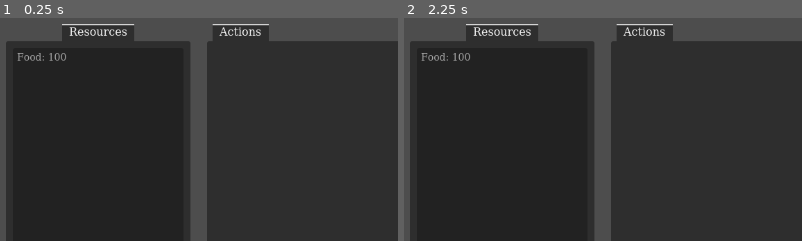
Above: before the commit, frames 1-2 (left to right).
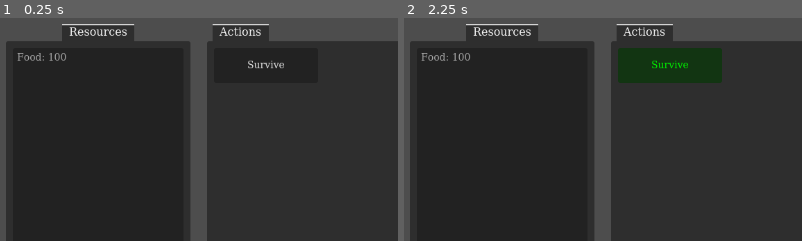
Above: after the commit, the same moments.

Repository: lom1222/Amulet
Game: Godot game, scene res://scenes/control.tscn
Two runs of this game, one before a commit and one after it. Both use one fixed random seed, a clock stepped at 60 frames per second and the inputs below. The project has no main scene, so this scene is started directly.
Inputs (mouse positions are % of the whole screen's width and height, from its top left):
- Up to frame 1 (0.25 s): no input
- Up to frame 2 (2.25 s): click (33, 11) at 0.5 s, where only the run after the commit has a clickable "Survive"; click (33, 11) at 1.25 s, where only the run after the commit has a clickable "Survive"; click (33, 11) at 2 s, where only the run after the commit has a clickable "Survive"
The pictures show only the part of the screen within x 0-50%, y 0-50%; the shares and areas given below are measured in that part.

The runs differ from the first frame. In frame 1, 0.1% of the frame differs, in the area x 62-72%, y 18-23%; in frame 2, 4.1%, in the area x 53-80%, y 13-30%.
Error before the commit: Invalid call. Nonexistent function 'keys' in base 'Array[ModifierEntry]'. (res://scripts/attached/actionsListUI.gd:21)

Commit message:
actions actually work, tooltips for resources

Diff:
--- a/data/actions/action_survive.tres
+++ b/data/actions/action_survive.tres
@@ -5,8 +5,7 @@
 
 [sub_resource type="Resource" id="Resource_js1xn"]
 script = ExtResource("1_js1xn")
-source = "Survive"
-resource = "grass"
+resource = "food"
 base_increased = 1.0
 
 [resource]
--- a/project.godot
+++ b/project.godot
@@ -23,6 +23,7 @@
 ActionManager="*uid://ciyo5ll1i1245"
 DataValidator="*uid://ckgnpicxe23wm"
 SaveManager="*uid://bnlwdj8jirc7f"
+GlobalSignals="*uid://dqyb48asrxuq5"
 
 [gui]
 
--- a/scripts/attached/actionsListUI.gd
+++ b/scripts/attached/actionsListUI.gd
@@ -18,8 +18,8 @@
 		while file_name != "":
 			if file_name.ends_with(".tres"):
 				var game_action = load(action_data_folder + file_name) as GameAction
-				var has_valid_mods = DataValidator.validate_game_modifiers(game_action.resource_modifiers.keys())
-				LogManager.add_log("[%s] validation: [%s]" % [file_name, has_valid_mods], "sys", "green" if has_valid_mods else "red")
+				var has_valid_names = DataValidator.validate_resource_names(game_action.resource_modifiers)
+				LogManager.add_log("[%s] validation: [%s]" % [file_name, has_valid_names], "sys", "green" if has_valid_names else "red")
 				_create_button(game_action)
 			file_name = dir.get_next()
 
--- a/scripts/attached/resourceList.gd
+++ b/scripts/attached/resourceList.gd
@@ -6,7 +6,8 @@
 var resource_indexes = {}
 
 func _ready() -> void:
-	Inventory.resource_unlocked.connect(_on_resource_unlocked)
+	GlobalSignals.resource_unlocked.connect(_on_resource_unlocked)
+	GlobalSignals.resource_tooltip_changed.connect(_on_resource_tooltip_changed)
 	_build_ui_list()
 
 func _build_ui_list():
@@ -34,8 +35,26 @@
 
 		set_item_text(index, new_text)
 
-func _update_tooltip_values():
+func _update_all_tooltip_values():
 	return
+
+func _update_tooltip_value(resource: GameResource):
+	set_item_tooltip(resource_indexes[resource.name],resource.tooltip)
 
 func _on_resource_unlocked(_resource_name):
 	_build_ui_list()
+
+func _on_resource_tooltip_changed(resource: GameResource):
+	_update_tooltip_value(resource)
+
+func _make_custom_tooltip(for_text: String) -> Control:
+	var tooltip_panel = PanelContainer.new()
+	var tooltip_label = RichTextLabel.new()
+
+	tooltip_label.bbcode_enabled = true
+	tooltip_label.text = for_text
+	tooltip_label.fit_content = true
+	tooltip_label.custom_minimum_size = Vector2(300, 0)
+
+	tooltip_panel.add_child(tooltip_label)
+	return tooltip_panel
--- a/scripts/autoload/actionManager.gd
+++ b/scripts/autoload/actionManager.gd
@@ -3,18 +3,25 @@
 var active_actions: Array[GameAction] = []
 
 signal actions_list_changed
+signal action_toggled(action: GameAction)
 
 func _ready() -> void:
 	update_action_list()
 
 func toggle_action(action: GameAction) -> bool:
+	var toggle_state : bool
 	if active_actions.has(action):
 		active_actions.erase(action)
-		return false
-	if active_actions.size() == PlayerData.data["max_simultaneous_actions"]:
-		active_actions.remove_at(0)
-	active_actions.append(action)
-	return true
+		toggle_state = false
+	else:
+		if active_actions.size() == PlayerData.data["max_simultaneous_actions"]:
+			active_actions.remove_at(0)
+		active_actions.append(action)
+		toggle_state = true
+
+	action_toggled.emit(action)
+	action.update_dependant_resource_rates()
+	return toggle_state
 
 func update_action_list():
 	actions_list_changed.emit()
--- a/scripts/autoload/configManager.gd
+++ b/scripts/autoload/configManager.gd
@@ -5,7 +5,7 @@
 var configs = {
 	"auto_save_frequency": 60.0,
 	"DISABLE_SAVING": false,
-	"DISABLE_LOADING": true,
+	"DISABLE_LOADING": false,
 	"PRINT_CONFIGS_ON_STARTUP": true
 }
 
--- a/scripts/autoload/dataValidator.gd
+++ b/scripts/autoload/dataValidator.gd
@@ -7,4 +7,10 @@
 	]
 
 func validate_game_modifiers(game_modifier_list: Array[String]) -> bool:
-	return game_modifier_list.all(func(modifier): return valid_game_modifiers.has(modifier))
+	return game_modifier_list.all(func(modifier:String): return valid_game_modifiers.has(modifier))
+
+func validate_resource_names(modifiers: Array[ModifierEntry]) -> bool:
+	var names : Array[String] = []
+	for modifier: ModifierEntry in modifiers:
+		names.append(modifier.resource)
+	return names.all(func(resource:String): return Inventory.RESOURCE_LIST.has(resource))
--- /dev/null
+++ b/scripts/autoload/globalSignals.gd
@@ -0,0 +1,4 @@
+extends Node
+
+signal resource_unlocked(resource_name: String)
+signal resource_tooltip_changed(resource: GameResource)
--- a/scripts/autoload/inventory.gd
+++ b/scripts/autoload/inventory.gd
@@ -2,14 +2,13 @@
 
 var resources: Dictionary[String, GameResource] = {}
 
-var resource_list: Array[String] = [
+const RESOURCE_LIST: Array[String] = [
 	"food"
 ]
 
-signal resource_unlocked(resource_name)
 
 func _ready() -> void:
-	for resource_name in resource_list:
+	for resource_name in RESOURCE_LIST:
 		var new_resource = GameResource.new()
 		new_resource.name = resource_name
 		resources[resource_name] = new_resource
@@ -23,9 +22,11 @@
 func initialize_resource_data():
 	unlock_resource("food")
 	resources["food"].amount = 100
+	resources["food"].rate_enabled = true
+	resources["food"].resource_pool = 1000000000
 	return true
 
 func unlock_resource(resource_name):
 	resources[resource_name].unlocked = true
-	resource_unlocked.emit(resource_name)
+	GlobalSignals.resource_unlocked.emit(resource_name)
 	return
--- a/scripts/data_structures/action.gd
+++ b/scripts/data_structures/action.gd
@@ -11,6 +11,9 @@
 @export var resource_modifiers: Array[ModifierEntry] = []:
 	set(value):
 		resource_modifiers = value
-		print(resource_modifiers[resource_modifiers.size()-1])
 		if resource_modifiers[resource_modifiers.size()-1] == null:
 			resource_modifiers[resource_modifiers.size()-1] = ModifierEntry.new()
+
+func update_dependant_resource_rates():
+	for modifier:ModifierEntry in resource_modifiers:
+		Inventory.resources[modifier.resource].update_rate()
--- a/scripts/data_structures/resource.gd
+++ b/scripts/data_structures/resource.gd
@@ -14,64 +14,106 @@
 var resource_pool: float = 0
 
 var base_rate: float = 0
-var increased_multiplier: float = 1
-var base_rate_modifiers: Dictionary[String, float] = {
-	"Base": 0
-}
-var increased_multiplier_modifiers: Dictionary[String, float] = {
-	"Base": 1
-}
-var multipliers: Dictionary[String, float] = {
-	"Base": 1
-}
+var percent_increase: float = 100
+var final_multiplier: float = 1
+var base_rate_modifiers: Dictionary[String, float] = {}
+var increased_multiplier_modifiers: Dictionary[String, float] = {}
+var multipliers: Dictionary[String, float] = {}
+
+var total_created: float = 0
 
 func update(delta):
+	if depreciated or not rate_enabled:
+		return
 	var resource_delta = rate*delta
-	if rate_enabled and not depreciated:
-		if is_limited_resource and resource_pool < resource_delta:
-			resource_delta = resource_pool
-		amount += resource_delta
+	if is_limited_resource and resource_pool < resource_delta:
+		resource_delta = resource_pool
+	amount += resource_delta
+	total_created += resource_delta
 
 func update_rate():
-	#check all buildings, upgrades, and actions for rate modifications
+	if depreciated:
+		return
 	_update_rate_variables()
 	rate = _get_new_rate()
 	tooltip = _generate_tooltip()
+	GlobalSignals.resource_tooltip_changed.emit(self)
 
 
 func _get_new_rate() -> float:
 	if not rate_enabled:
 		return 0.0
 	base_rate = _get_base_rate()
-	increased_multiplier = _get_increased_multiplier()
-	var new_rate = base_rate * increased_multiplier
-	for mult in multipliers.values:
-		new_rate *= mult
+	percent_increase = _get_percent_multiplier()
+	final_multiplier = _get_total_multiplier()
+	var new_rate = base_rate * (100 + percent_increase) / 100 * final_multiplier
 	return new_rate
 
 func _get_base_rate() -> float:
-	return 0
+	var new_base_rate: float = 0
+	for modifier in base_rate_modifiers.values():
+		new_base_rate += modifier
+	return new_base_rate
 
-func _get_increased_multiplier() -> float:
-	return 1
+func _get_percent_multiplier() -> float:
+	var new_percent_multiplier: float = 0
+	for modifier in increased_multiplier_modifiers.values():
+		new_percent_multiplier += modifier
+	return new_percent_multiplier
 
-func _generate_tooltip():
-	return
+func _get_total_multiplier() -> float:
+	var new_total_multiplier: float = 1
+	for modifier in multipliers.values():
+		new_total_multiplier *= modifier
+	return new_total_multiplier
+
+func _generate_tooltip() -> String:
+	var tooltip_lines: Array[String] = []
+
+	tooltip_lines.append("[color=%s][b]%s:[/b][/color]" % ["white",name.capitalize()])
+
+	tooltip_lines.append("[color=%s][b]   Production:[/b][/color]" % ["grey"])
+	tooltip_lines.append_array(_get_sorted_tooltip_lines(base_rate_modifiers, ""))
+	tooltip_lines.append("[color=%s][b]   Total production: %s[/b][/color]" % ["grey", str(base_rate)])
+
+	if percent_increase != 0:
+		tooltip_lines.append("[color=%s][b]   Production Increase:[/b][/color]" % ["grey"])
+		tooltip_lines.append_array(_get_sorted_tooltip_lines(increased_multiplier_modifiers, "%"))
+		tooltip_lines.append("[color=%s][b]   Total Prod Increase: %s[/b][/color]" % ["grey", str(percent_increase)+"%"])
+
+	if final_multiplier != 1:
+		tooltip_lines.append("[color=%s][b]   Total Multipliers:[/b][/color]" % ["grey"])
+		tooltip_lines.append_array(_get_sorted_tooltip_lines(multipliers, "x"))
+		tooltip_lines.append("[color=%s][b]   Total Multiplier: %sx[/b][/color]" % ["grey", str(final_multiplier)])
+
+	tooltip_lines.append("[color=%s][b]Final Rate: %s[/b][/color]\n" % ["white", str(rate)])
+
+	return "\n".join(tooltip_lines)
+
+func _get_sorted_tooltip_lines(modifier_dictionary: Dictionary, suffix: String) -> Array[String]:
+	var modifier_sources = modifier_dictionary.keys()
+	modifier_sources.sort()
+	var tooltip_lines : Array[String] = []
+	for source: String in modifier_sources:
+		var modifier_value = modifier_dictionary[source]
+		tooltip_lines.append("[color=%s]      %s[/color]: [color=%s]%s%s[/color]" % ["grey",source, "green" if modifier_value > 0 else "red", modifier_value, suffix])
+	return tooltip_lines
 
 func _update_rate_variables():
 	var all_modifiers: Array[ModifierEntry] = []
 
-	all_modifiers.append_array(_get_action_modifiers(name))
-	all_modifiers.append_array(_get_building_modifiers(name))
-	all_modifiers.append_array(_get_upgrade_modifiers(name))
-	all_modifiers.append_array(_get_research_modifiers(name))
+	all_modifiers.append_array(_get_action_modifiers(self.name))
+	all_modifiers.append_array(_get_building_modifiers(self.name))
+	all_modifiers.append_array(_get_upgrade_modifiers(self.name))
+	all_modifiers.append_array(_get_research_modifiers(self.name))
 
-	var new_base_rate_modifiers: Dictionary[String, float] = {"Base": 0}
-	var new_increased_multiplier_modifiers: Dictionary[String, float] = {"Base": 1}
-	var new_multipliers: Dictionary[String, float] = {"Base": 1}
+	var new_base_rate_modifiers: Dictionary[String, float] = {}
+	var new_increased_multiplier_modifiers: Dictionary[String, float] = {}
+	var new_multipliers: Dictionary[String, float] = {}
 
 	for modifier: ModifierEntry in all_modifiers:
 		if modifier.resource != self.name:
+			LogManager.add_log("Invalid Modifier", "sys", "red")
 			continue
 		if modifier.base_increased != 0:
 			new_base_rate_modifiers[modifier.source] = modifier.base_increased
@@ -80,6 +122,10 @@
 		if modifier.multiplier != 1:
 			new_multipliers[modifier.source] = modifier.multiplier
 
+	base_rate_modifiers = new_base_rate_modifiers
+	increased_multiplier_modifiers = new_increased_multiplier_modifiers
+	multipliers = new_multipliers
+
 func _get_upgrade_modifiers(resource: String) -> Array[ModifierEntry]:
 	return []
 
@@ -87,7 +133,14 @@
 	return []
 
 func _get_action_modifiers(resource: String) -> Array[ModifierEntry]:
-	return []
+	var action_modifiers: Array[ModifierEntry] = []
+	for action: GameAction in ActionManager.active_actions:
+		for modifier: ModifierEntry in action.resource_modifiers:
+			if modifier.resource == self.name:
+				modifier.source = action.name
+				modifier.source_type = "action"
+				action_modifiers.append(modifier)
+	return action_modifiers
 
 func _get_research_modifiers(resource: String) -> Array[ModifierEntry]:
 	return []
@@ -99,7 +152,8 @@
 		"rate_enabled": rate_enabled,
 		"depreciated": depreciated,
 		"is_limited_resource": is_limited_resource,
-		"resource_pool": resource_pool
+		"resource_pool": resource_pool,
+		"total_created": total_created
 	}
 
 func load_from_data(data):
@@ -109,3 +163,4 @@
 	depreciated = data["depreciated"]
 	is_limited_resource = data["is_limited_resource"]
 	resource_pool = data["resource_pool"]
+	total_created = data["total_created"]
Not shown, added: scripts/autoload/globalSignals.gd.uid
